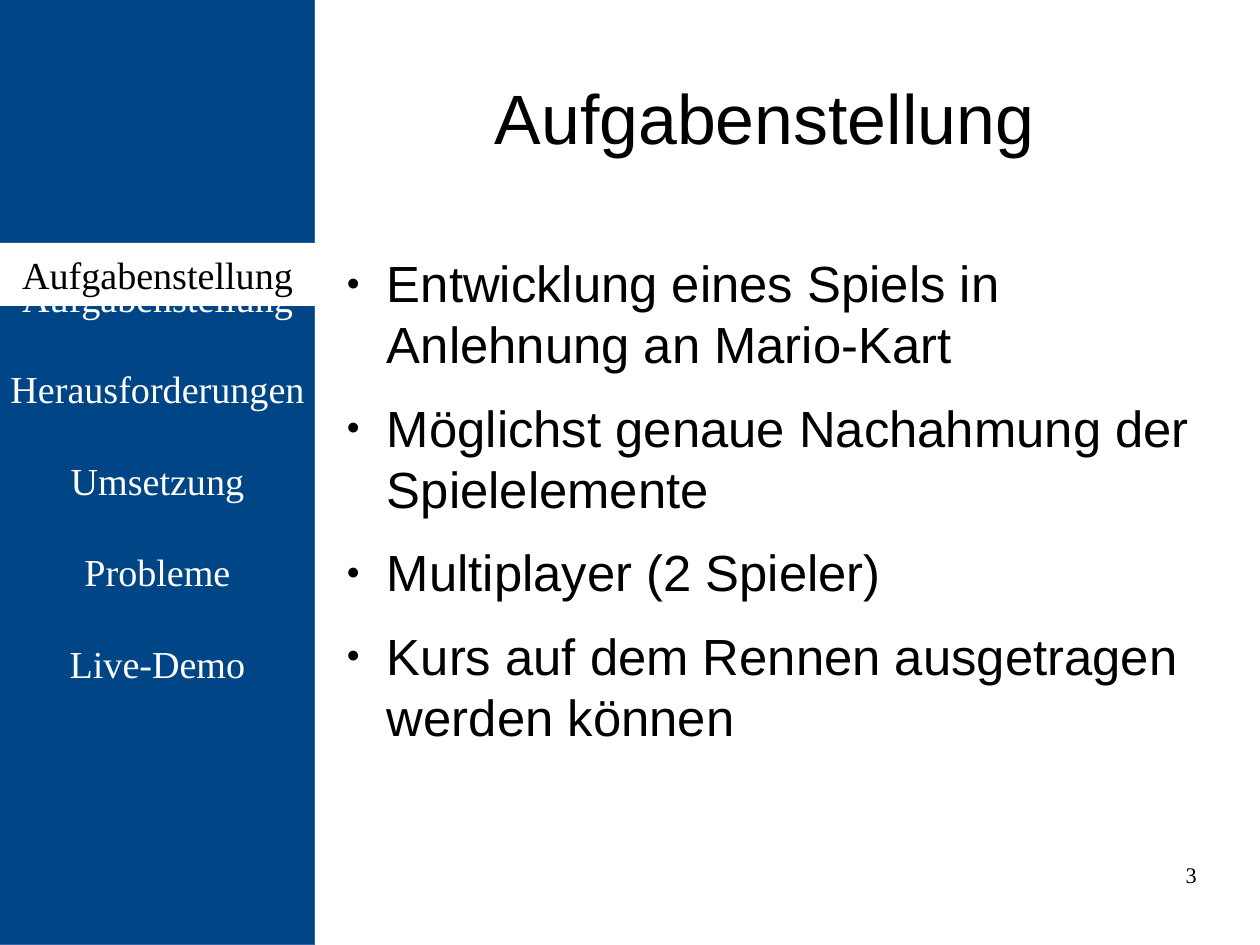
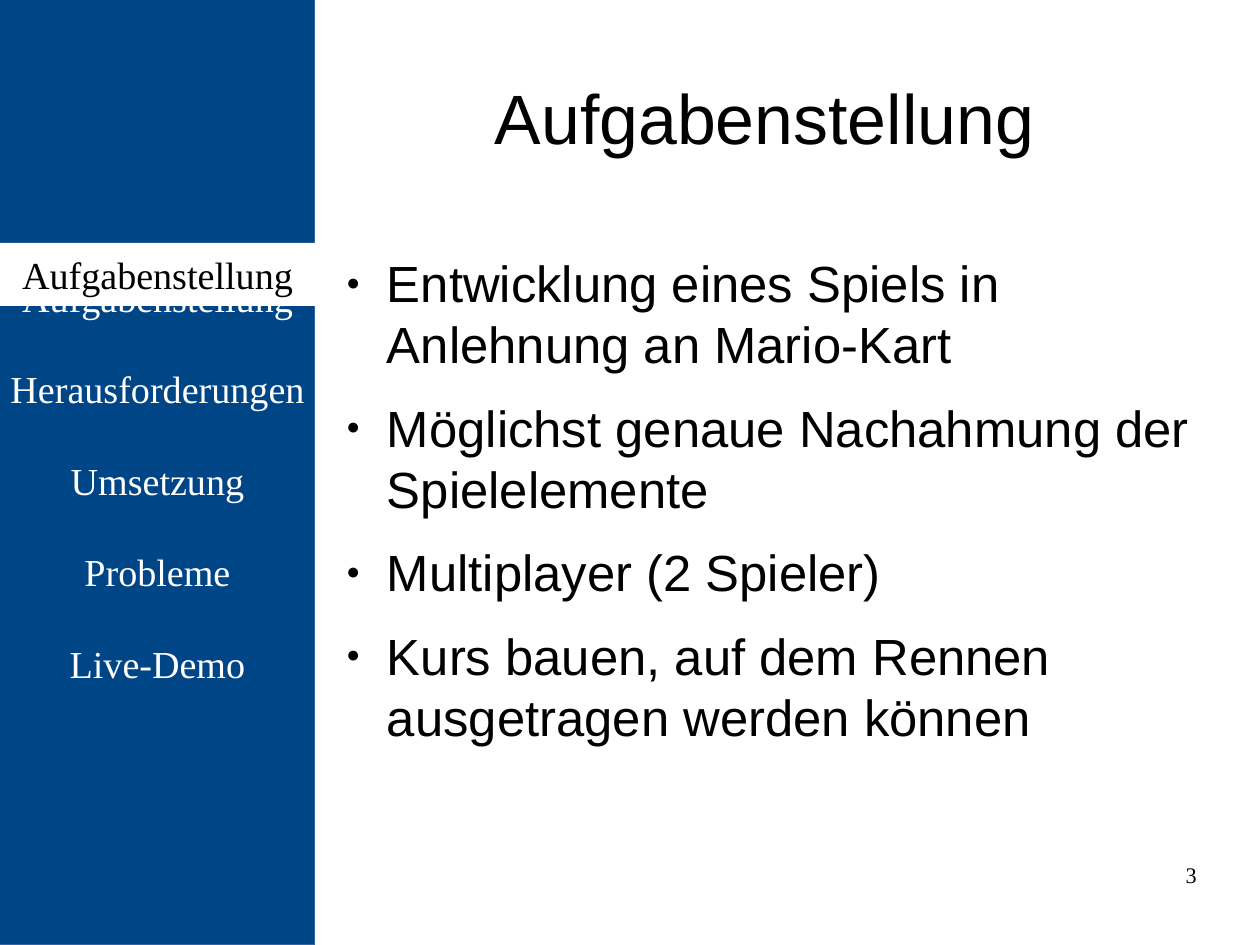
Before and after one commit to kapsl/embedded, a slide deck: slide 3 of Abschlusspräsentation/Abschlusspräsentation.odp. Drawn at 1260x945 pixels with LibreOffice and Linux fonts; fonts in the diff are those of the drawing. Boxes give left, top, right and bottom in pixels: in the first picture for what was removed or moved away, otherwise in the second. Text is boxed around its words. In the diff, an @@ line names an element or a change of style, - is before the commit and + after.

```diff
--- a/Abschlusspräsentation/Abschlusspräsentation.odp
+++ b/Abschlusspräsentation/Abschlusspräsentation.odp
@@ text at box(387, 638, 1050, 746): text changed @@
-● Kurs auf dem Rennen ausgetragen werden können
+● Kurs bauen, auf dem Rennen ausgetragen werden können
```
Also in this commit, not shown: 3 other slides changed.
